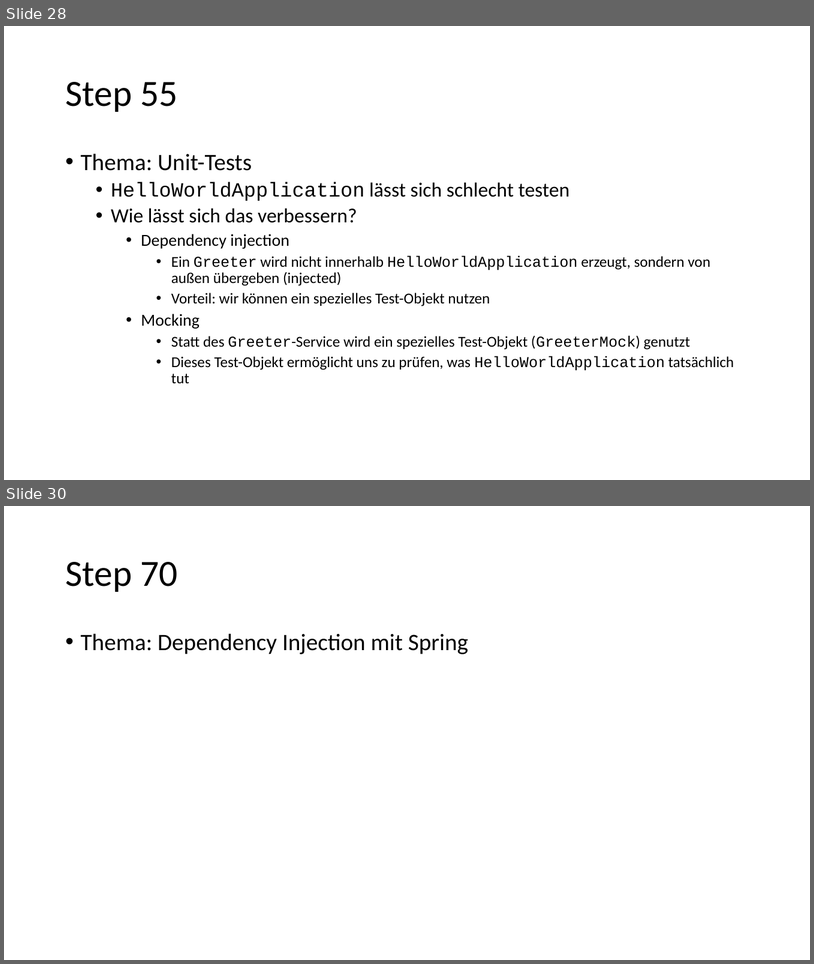
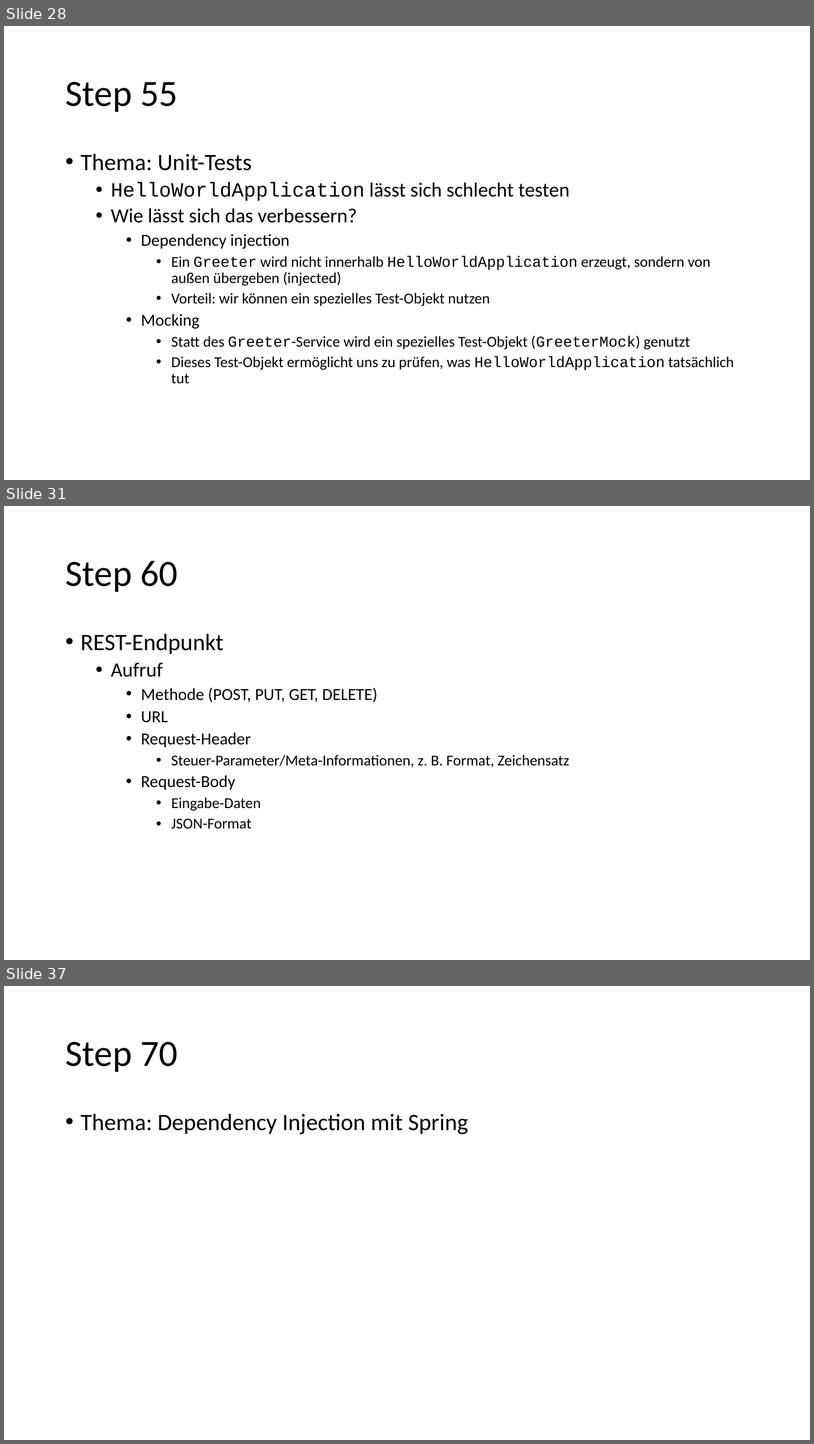
Before and after one commit to igeldo/PR4-SoSe23, a slide deck: Java-Starter.pptx. Shown one above the other, each under a label of ours: slides 28 and 30 before the commit, slides 28, 31 and 37 after it; the slides between them are not shown. The pictures are 814x964 and 814x1444 pixels, drawn with LibreOffice and Linux fonts; fonts in the diff are those of the drawing. Boxes give left, top, right and bottom in pixels: in the first picture for what was removed or moved away, otherwise in the second. Text is boxed around its words. In the diff, an @@ line names an element or a change of style, - is before the commit and + after.

Commit message:
add slides for step0060

```diff
--- a/Java-Starter.pptx
+++ b/Java-Starter.pptx
@@ slide 31 added at bbox=[4, 506, 810, 960], background #FFFFFF @@
@@ title added at bbox=[65, 561, 178, 592], 44 pt, text #000000 @@
+Step 60
@@ text added at bbox=[81, 633, 569, 828], 18 pt, text #000000 @@
+• REST-Endpunkt
+  • Aufruf
+    • Methode (POST, PUT, GET, DELETE)
+    • URL
+    • Request-Header
+      • Steuer-Parameter/Meta-Informationen, z. B. Format, Zeichensatz
+    • Request-Body
+      • Eingabe-Daten
+      • JSON-Format
@@ what was slide 30 is now slide 37 @@
```
Also in this commit, not shown: 1 slide changed, 6 other slides added.
